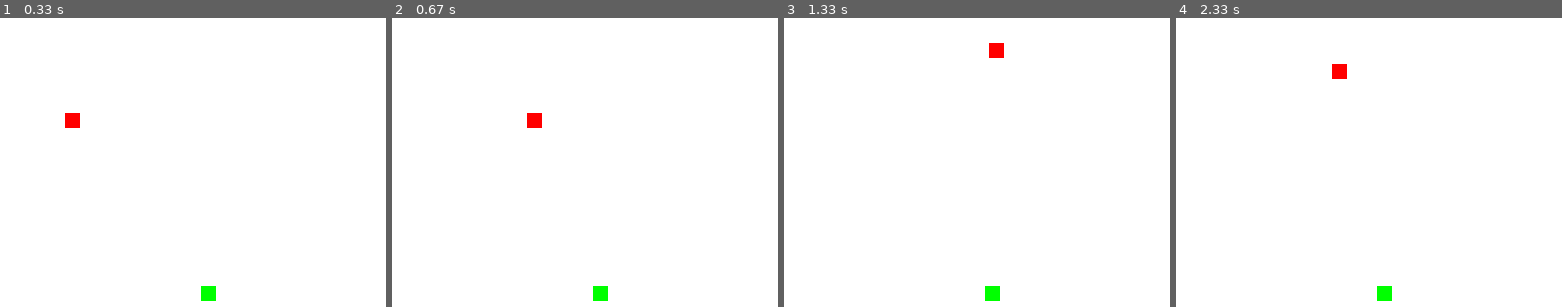
Above: before the commit, frames 1-4 (left to right).
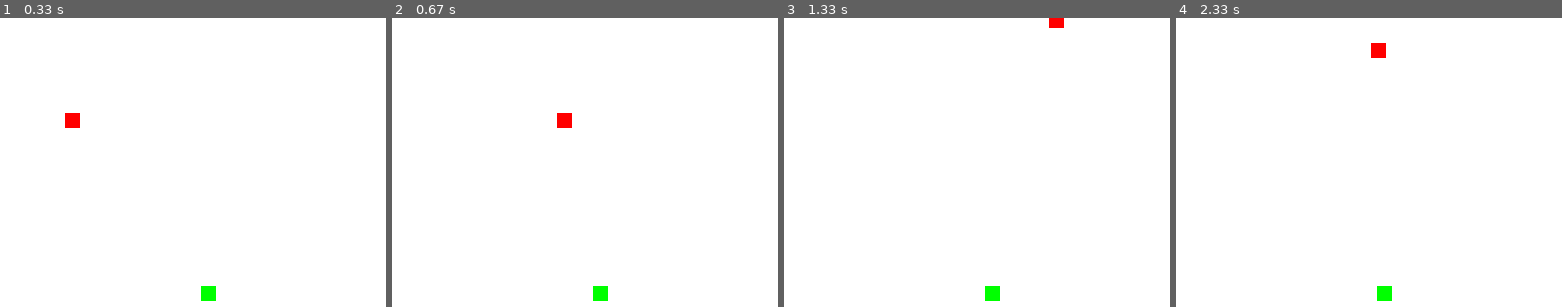
Above: after the commit, the same moments.

Repository: piyushjasaiwal/python-programs-and-pojects
Game: pygame game, started from pygame tutorials/11_creatingfoodforsnake.py
Two runs of this game, one before a commit and one after it. Both use one fixed random seed, a clock stepped at 60 frames per second and the inputs below.
Inputs:
- Up to frame 1 (0.33 s): no input
- Up to frame 2 (0.67 s): hold Right from 0.33 s (still down)
- Up to frame 3 (1.33 s): release Right at 0.8 s; hold Up 0.83-1.13 s; hold Right from 1.17 s (still down)
- Up to frame 4 (2.33 s): release Right at 1.63 s; hold Left 1.67-2.2 s; hold Down from 2.23 s (still down)

Frame 1 is identical in both runs. In frame 2, 0.4% of the frame differs, in the area x 34-47%, y 32-39%; in frame 3, 0.3%; in frame 4, 0.4%.

Commit message:
added food

Diff:
--- a/pygame tutorials/11_creatingfoodforsnake.py
+++ b/pygame tutorials/11_creatingfoodforsnake.py
@@ -31,23 +31,28 @@
 while not exit_game:
 
     for event in pygame.event.get():
+
+        if abs(snake_x - food_x) <= 50 and abs(snake_y - food_y) <= 50:
+            food_x = random.randint(0,width)
+            food_y = random.randint(0,height)
+
         if event.type == pygame.QUIT:
             exit_game = True
 
         if event.type == pygame.KEYDOWN:
             if event.key == pygame.K_RIGHT:
-                velocity_x = 7
+                velocity_x = 10
                 velocity_y = 0
 
             elif event.key == pygame.K_LEFT:
-                velocity_x = -7
+                velocity_x = -10
                 velocity_y = 0
             elif event.key == pygame.K_UP:
-                velocity_y = -7
+                velocity_y = -10
                 velocity_x = 0
 
             elif event.key == pygame.K_DOWN:
-                velocity_y = 7
+                velocity_y = 10
                 velocity_x = 0
 
     snake_x += velocity_x
